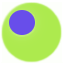
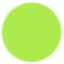
Revision of a layered 64×64 image; what changed, layer by layer:
painted on "Pasted Layer" over <box>5,6,42,43</box>
